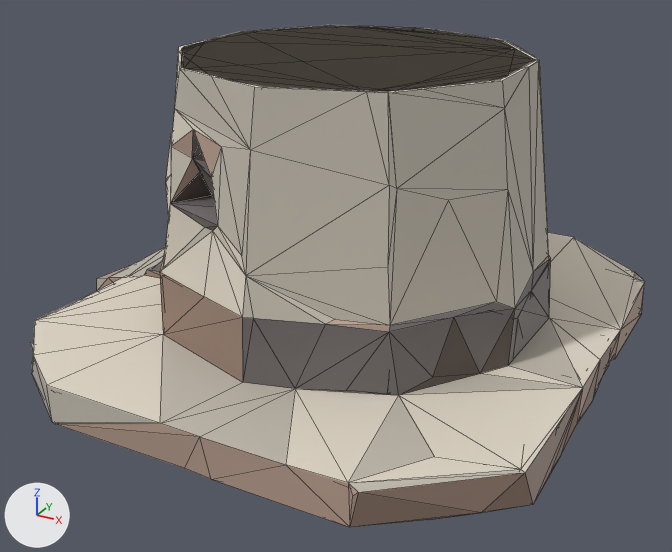
The glTF model docs/univers/archipeo/monuments/modeles/6e-monument-grand-moulin/etape-1.glb as it was, and as the next commit left it.
Camera for both pictures: a 50 mm lens placed at (0.49, -0.892, 0.512), pointed at (0.019, -0.035, 0.083). The axes (+X, +Y, +Z) are drawn at lower left. The lights are the same throughout. The older version comes first. Mesh edges are drawn as thin lines. Vertices at exactly the same position are counted once.

The first picture shows 'reduit'.
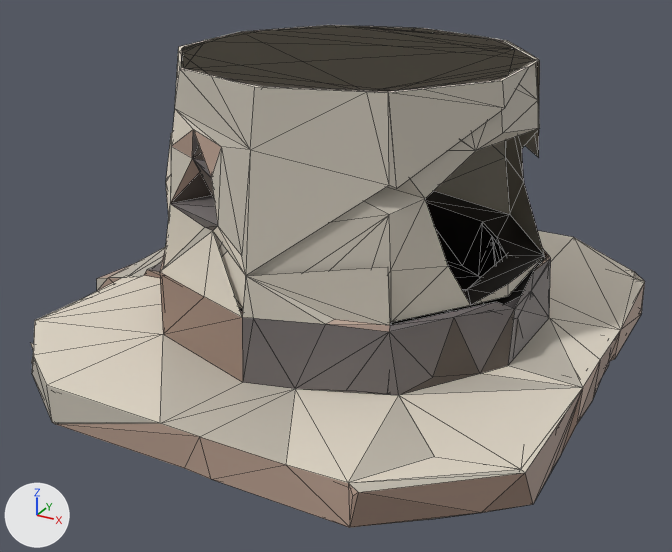
Changed parts and their boxes (x1, y1, x2, y2) in the pictures (672 x 552 px):
part 1 of me_reduit, deleted: before (214, 61, 549, 325)

The change, as a diff of the scene's bpy script:
```diff
--- a/docs/univers/archipeo/monuments/modeles/6e-monument-grand-moulin/etape-1.glb.py
+++ b/docs/univers/archipeo/monuments/modeles/6e-monument-grand-moulin/etape-1.glb.py
@@ me_reduit @@
 # used by ob_reduit; location = (0.0, 0.0, 0.0)
-me_reduit.from_pydata(...)  # 685 vertices, 1368 faces; spans x -0.325..0.323, y -0.331..0.321, z 0.0..0.331
+me_reduit.from_pydata(...)  # 683 vertices, 1341 faces; spans x -0.325..0.323, y -0.331..0.321, z 0.0..0.331
+# me_reduit part 1
+# 2 vertices are removed from x 0.184..0.223, y -0.118..-0.062, z 0.227
+# 27 faces are deleted
 me_reduit.materials.append(mat_defaultmaterial)
```
